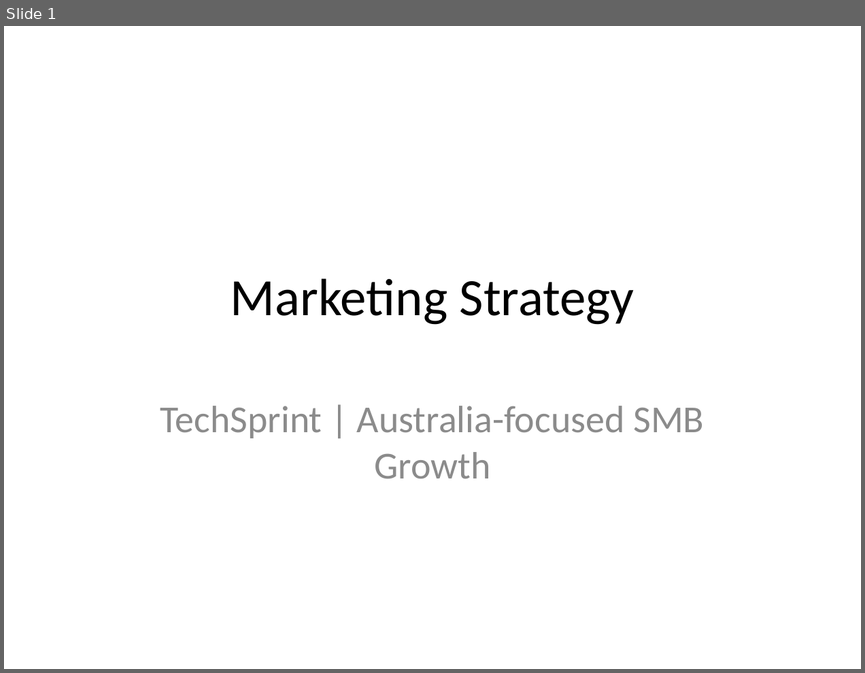
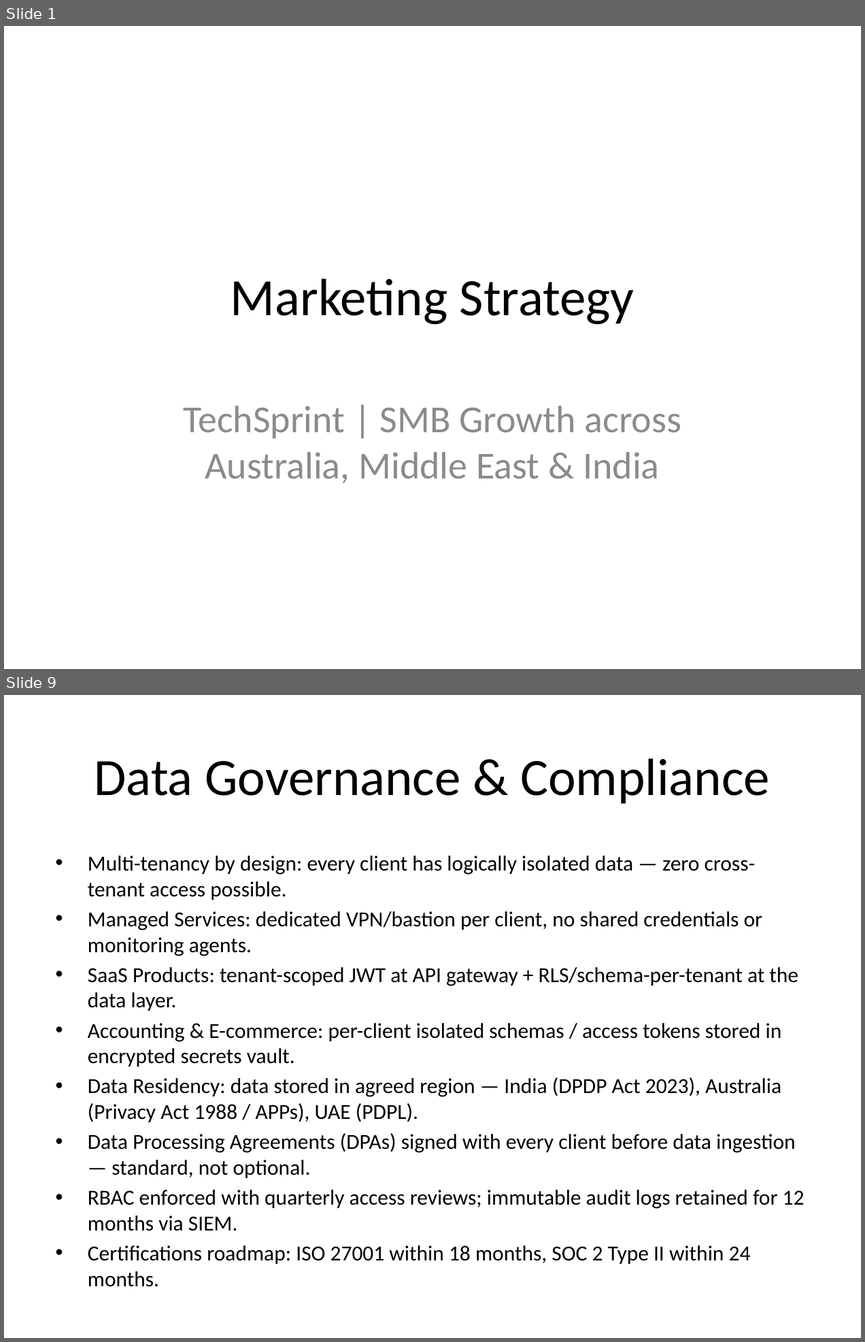
Before and after one commit to rajendran30/techsprint, a slide deck: marketing-strategy.pptx. Shown one above the other, each under a label of ours: slide 1 before the commit, slides 1 and 9 after it; the slides between them are not shown. The pictures are 865x673 and 865x1342 pixels, drawn with LibreOffice and Linux fonts; fonts in the diff are those of the drawing. Boxes give left, top, right and bottom in pixels: in the first picture for what was removed or moved away, otherwise in the second. Text is boxed around its words. In the diff, an @@ line names an element or a change of style, - is before the commit and + after.

```diff
--- a/marketing-strategy.pptx
+++ b/marketing-strategy.pptx
@@ slide 9 added at box(4, 695, 861, 1338), background #FFFFFF @@
@@ title added at box(94, 758, 770, 804), 44 pt, text #000000 @@
+Data Governance & Compliance
@@ text added at box(88, 855, 804, 1263), 18 pt, text #000000 @@
+• Multi-tenancy by design: every client has logically isolated data — zero cross-tenant access possible.
+• Managed Services: dedicated VPN/bastion per client, no shared credentials or monitoring agents.
+• SaaS Products: tenant-scoped JWT at API gateway + RLS/schema-per-tenant at the data layer.
+• Accounting & E-commerce: per-client isolated schemas / access tokens stored in encrypted secrets vault.
+• Data Residency: data stored in agreed region — India (DPDP Act 2023), Australia (Privacy Act 1988 / APPs), UAE (PDPL).
+• Data Processing Agreements (DPAs) signed with every client before data ingestion — standard, not optional.
+• RBAC enforced with quarterly access reviews; immutable audit logs retained for 12 months via SIEM.
+• Certifications roadmap: ISO 27001 within 18 months, SOC 2 Type II within 24 months.
@@ slide 1 changed as well @@
@@ subtitle at box(183, 405, 681, 483): text changed @@
-TechSprint | Australia-focused SMB Growth
+TechSprint | SMB Growth across Australia, Middle East & India
```
Also in this commit, not shown: 8 other slides changed, 8 other files.
